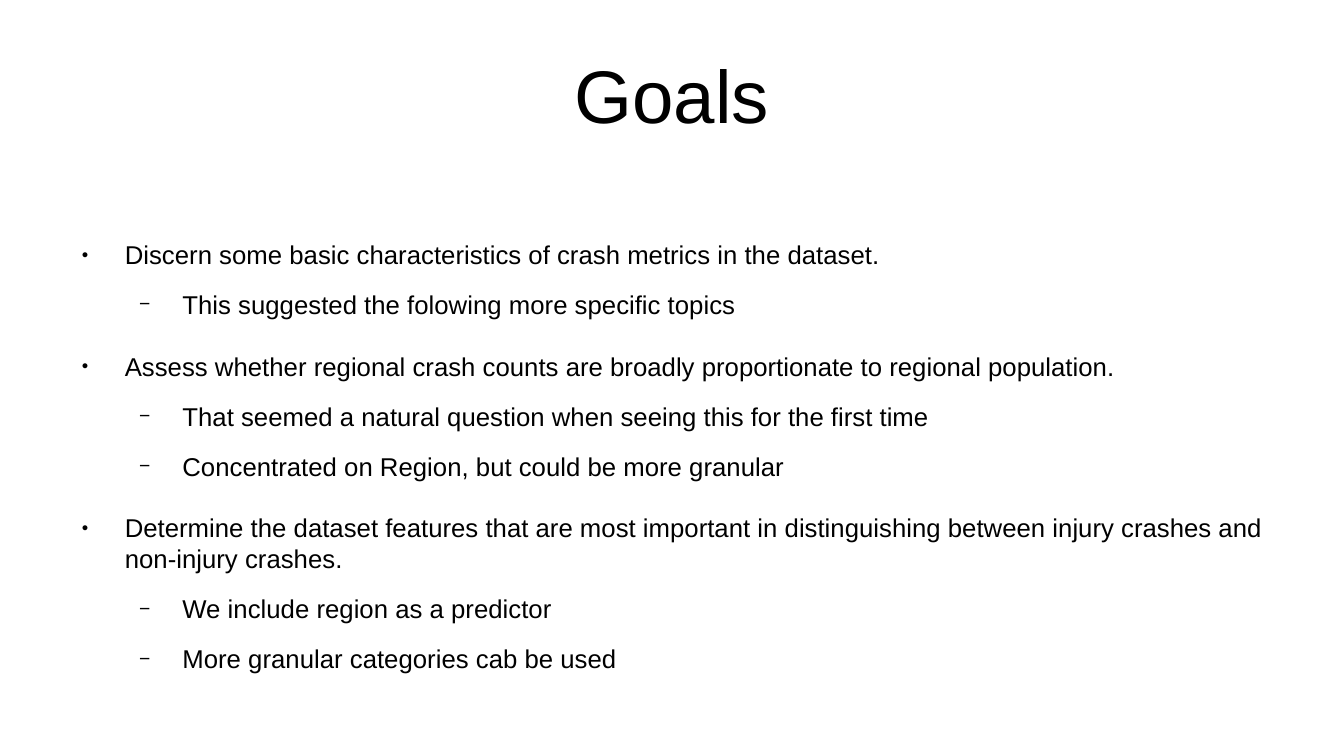
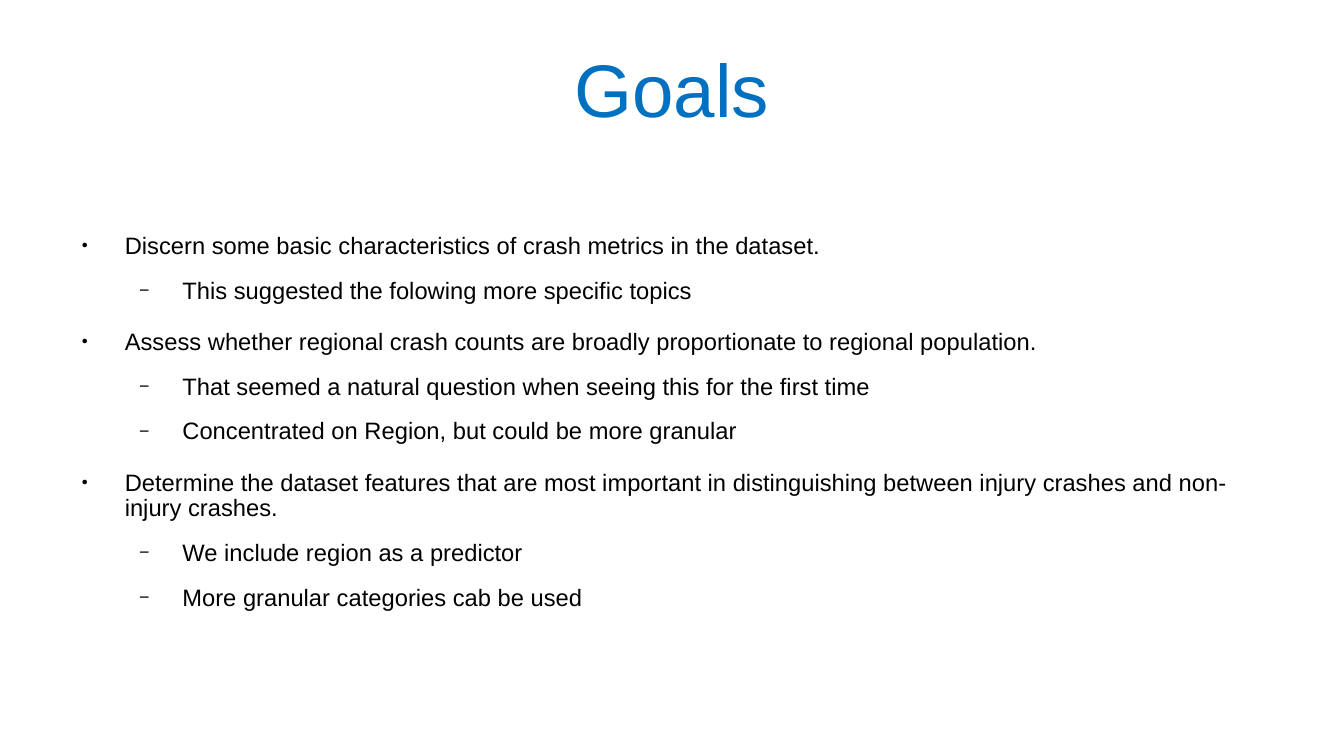
Before and after one commit to melancurion/Traffic_Data_Study, a slide deck: slide 2 of presentation/Traffic_Data_Study.pptx. Drawn at 1344x756 pixels with LibreOffice and Linux fonts; fonts in the diff are those of the drawing. Boxes give left, top, right and bottom in pixels: in the first picture for what was removed or moved away, otherwise in the second. Text is boxed around its words. In the diff, an @@ line names an element or a change of style, - is before the commit and + after.

```diff
--- a/presentation/Traffic_Data_Study.pptx
+++ b/presentation/Traffic_Data_Study.pptx
@@ title "Goals" at (575, 63, 769, 118): text colour #000000 to #0070C0; line spacing 1 to 0.9 @@
@@ text "Discern some basic characteristics of ..." at (125, 236, 1227, 611): size 15.2 to 14 pt; line spacing 1 to 0.9; more space between paragraphs @@
```
Also in this commit, not shown: 3 other slides changed, 12 slides added, 1 slide removed, 4 other files.
